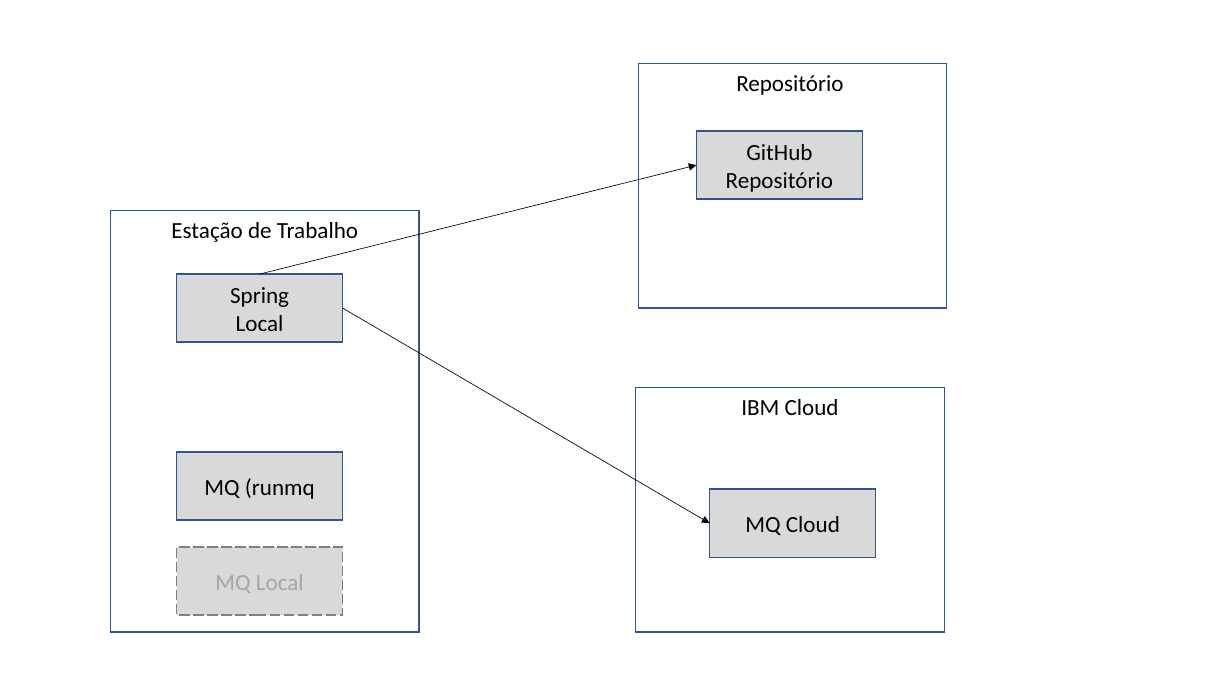
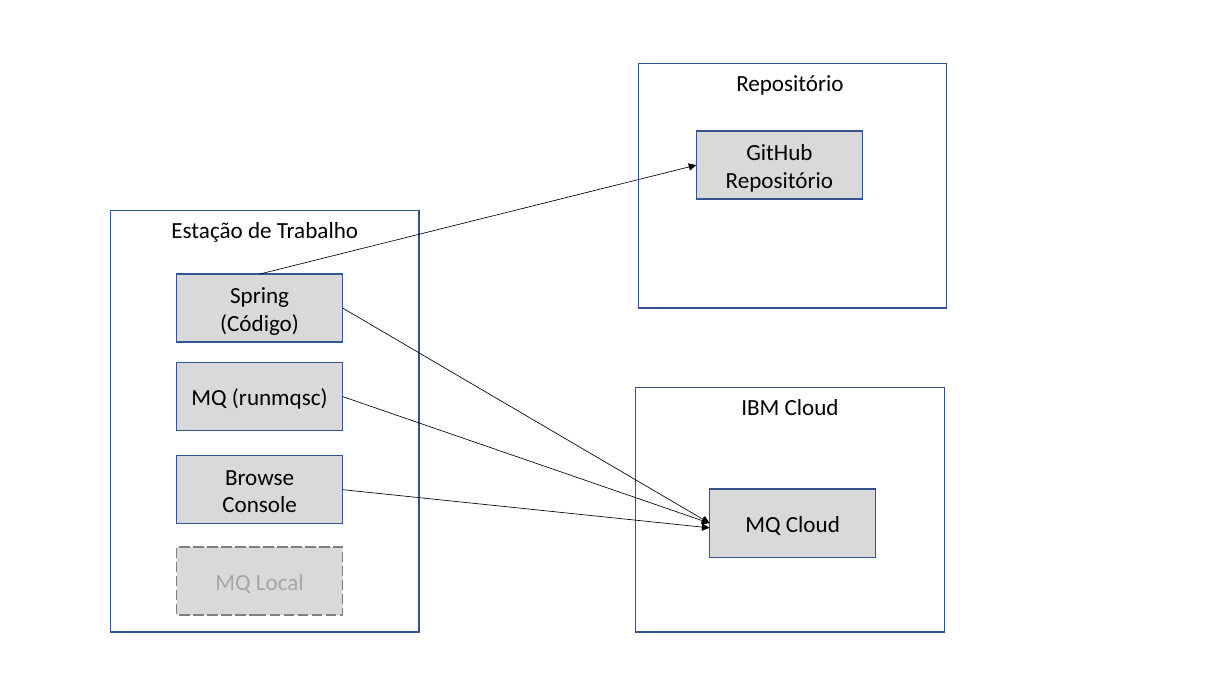
Before and after one commit to MarceloAlvaro/SpringMQ, a slide deck: slide 1 of PPT/SpringMQ.pptx (slide 2 before the commit). Drawn at 1232x693 pixels with LibreOffice and Linux fonts; fonts in the diff are those of the drawing. Boxes give left, top, right and bottom in pixels: in the first picture for what was removed or moved away, otherwise in the second. Text is boxed around its words. In the diff, an @@ line names an element or a change of style, - is before the commit and + after.

```diff
--- a/PPT/SpringMQ.pptx
+++ b/PPT/SpringMQ.pptx
@@ text in rectangle at (220,314,299,335): text changed @@
-Local
+(Código)
@@ rectangle "MQ (runmqsc)": place and size @@
-rectangle "MQ (runmqsc)" at (177,452,343,520)
+rectangle "MQ (runmqsc)" at (177,362,343,431)
@@ text in rectangle at (191,388,328,409): text changed @@
-MQ (runmq
+MQ (runmqsc)
@@ arrow added from (343, 396) to (710, 523), #000000 0.5 pt @@
@@ rectangle added at (177,456,343,524), fill #D9D9D9, outline #325491 1 pt, 18 pt, text #000000 @@
+Browse
+Console
@@ arrow added from (343, 490) to (710, 528), #000000 0.5 pt @@
```
Also in this commit, not shown: 1 slide removed, 1 other file.
